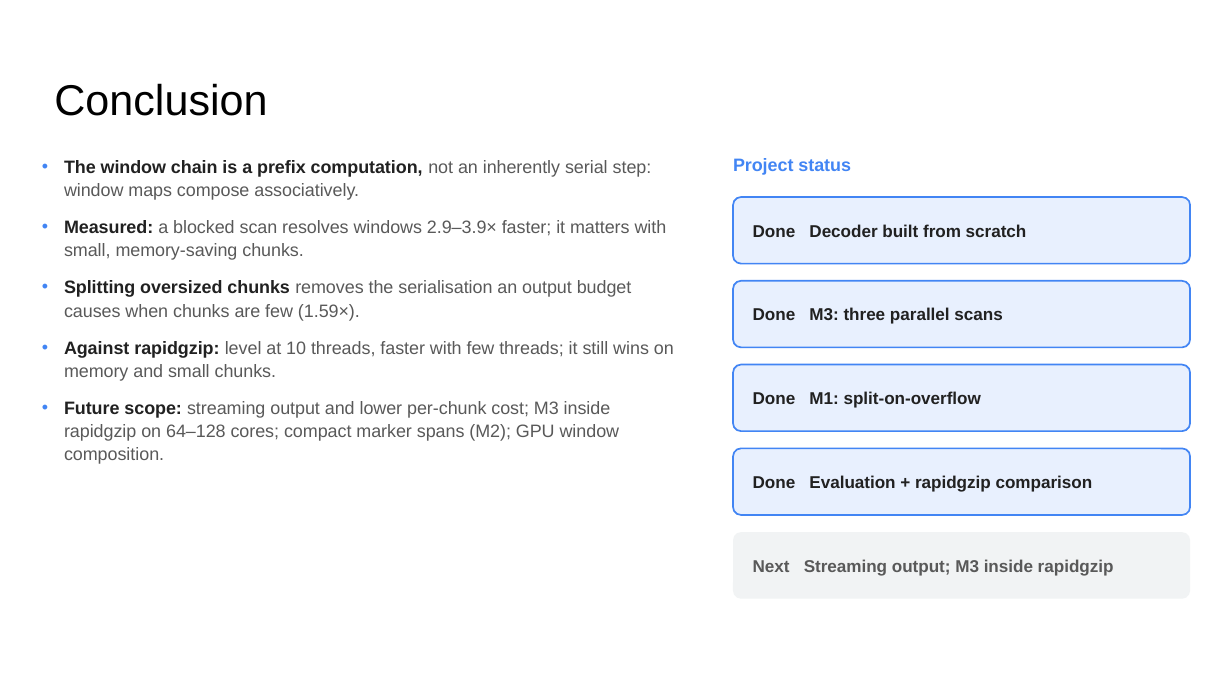
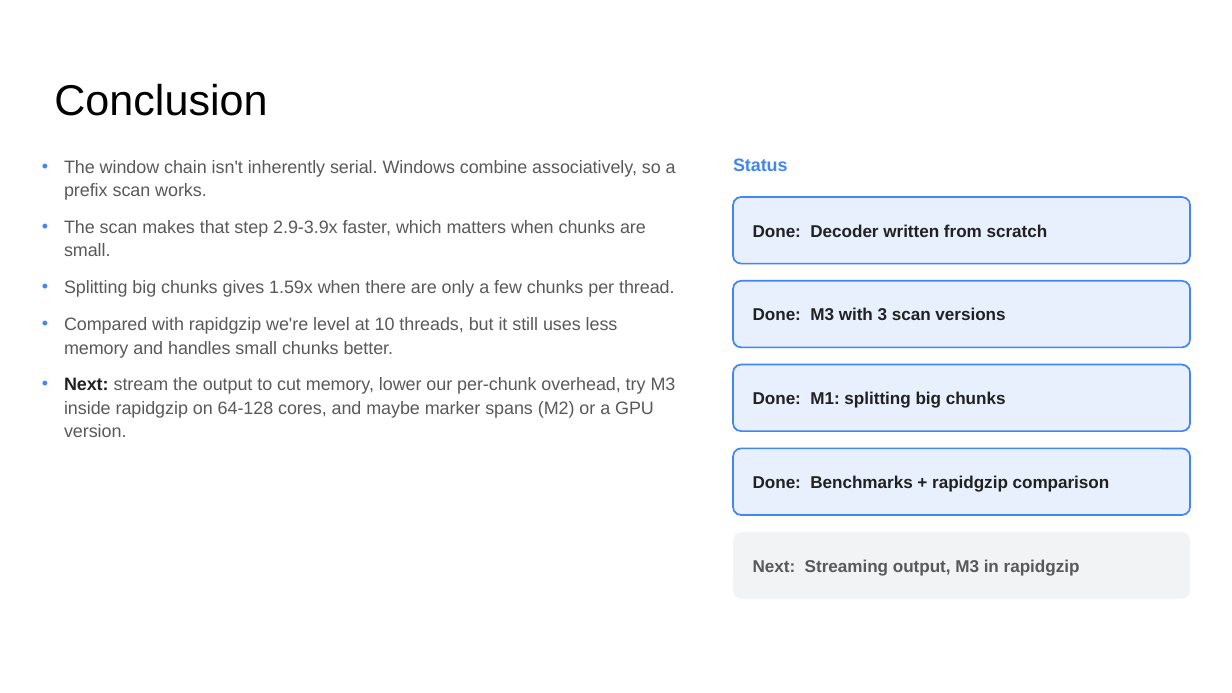
Before and after one commit to DarkDS13/riptide, a slide deck: slide 8 of docs/final/riptide_final_presentation.pptx. Drawn at 1232x693 pixels with LibreOffice and Linux fonts; fonts in the diff are those of the drawing. Boxes give left, top, right and bottom in pixels: in the first picture for what was removed or moved away, otherwise in the second. Text is boxed around its words. In the diff, an @@ line names an element or a change of style, - is before the commit and + after.

```diff
--- a/docs/final/riptide_final_presentation.pptx
+++ b/docs/final/riptide_final_presentation.pptx
@@ text at [64, 160, 676, 437]: text changed @@
-• The window chain is a prefix computation, not an inherently serial step: window maps compose associatively.
-• Measured: a blocked scan resolves windows 2.9–3.9× faster; it matters with small, memory-saving chunks.
-• Splitting oversized chunks removes the serialisation an output budget causes when chunks are few (1.59×).
-• Against rapidgzip: level at 10 threads, faster with few threads; it still wins on memory and small chunks.
-• Future scope: streaming output and lower per-chunk cost; M3 inside rapidgzip on 64–128 cores; compact marker spans (M2); GPU window composition.
+• The window chain isn't inherently serial. Windows combine associatively, so a prefix scan works.
+• The scan makes that step 2.9-3.9x faster, which matters when chunks are small.
+• Splitting big chunks gives 1.59x when there are only a few chunks per thread.
+• Compared with rapidgzip we're level at 10 threads, but it still uses less memory and handles small chunks better.
+• Next: stream the output to cut memory, lower our per-chunk overhead, try M3 inside rapidgzip on 64-128 cores, and maybe marker spans (M2) or a GPU version.
@@ text at [733, 158, 788, 171]: text changed @@
-Project status
+Status
@@ text in rounded rectangle at [753, 224, 1048, 237]: text changed @@
-Done Decoder built from scratch
+Done: Decoder written from scratch
@@ text in rounded rectangle at [753, 307, 1005, 320]: text changed @@
-Done M3: three parallel scans
+Done: M3 with 3 scan versions
@@ text in rounded rectangle at [753, 391, 1006, 408]: text changed @@
-Done M1: split-on-overflow
+Done: M1: splitting big chunks
@@ text in rounded rectangle at [753, 475, 1110, 492]: text changed @@
-Done Evaluation + rapidgzip comparison
+Done: Benchmarks + rapidgzip comparison
@@ text in rounded rectangle at [753, 559, 1080, 576]: text changed @@
-Next Streaming output; M3 inside rapidgzip
+Next: Streaming output, M3 in rapidgzip
```
Also in this commit, not shown: 6 other slides changed.
